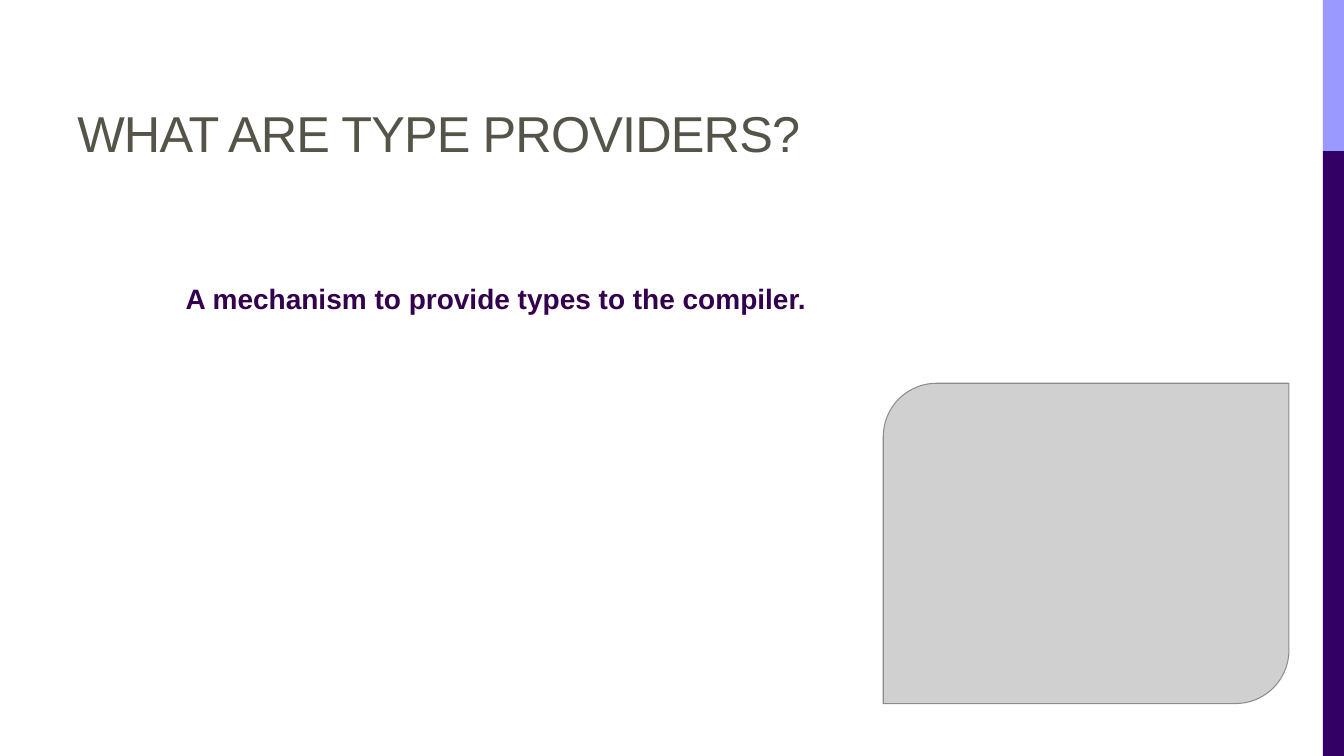
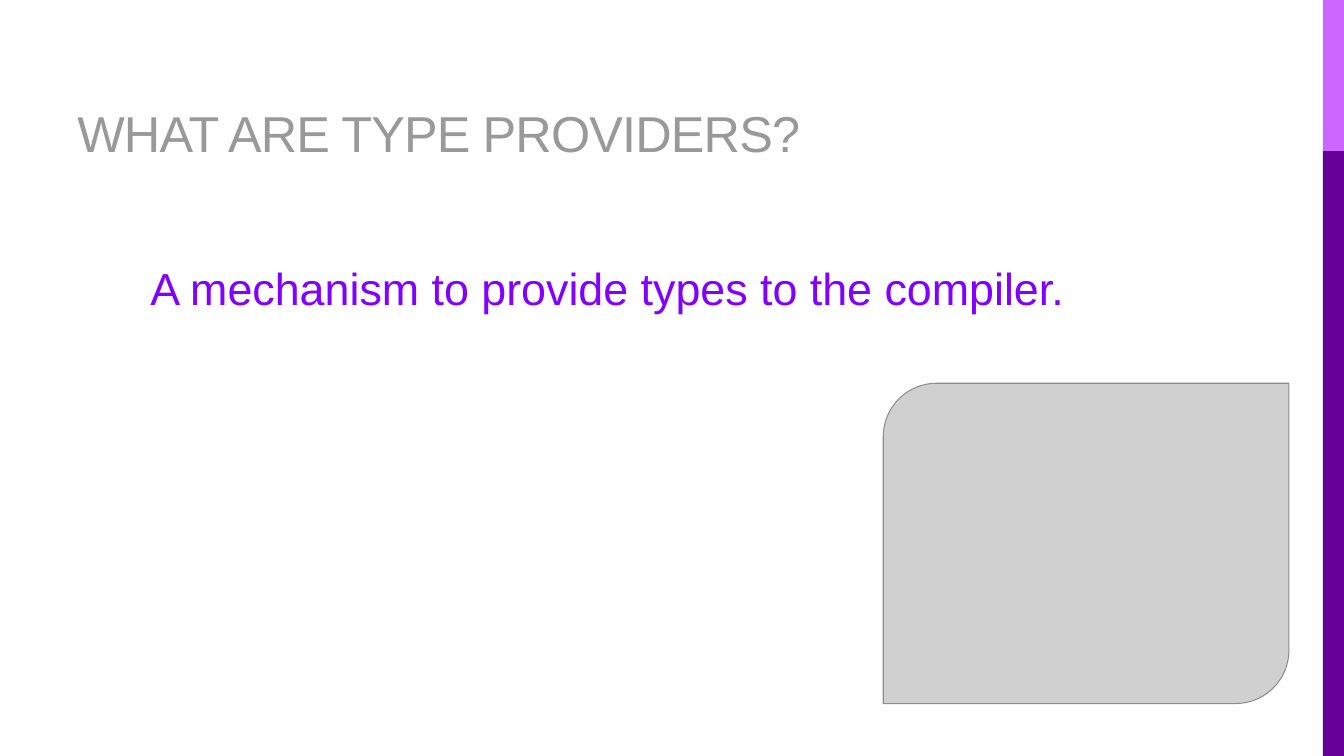
Before and after one commit to rachelblasucci/Current-Talks, a slide deck: slide 5 of Type Providers/Type Providers.pptx (slide 3 before the commit). Drawn at 1344x756 pixels with LibreOffice and Linux fonts; fonts in the diff are those of the drawing; grey boxes stand for pictures. Boxes give left, top, right and bottom in pixels: in the first picture for what was removed or moved away, otherwise in the second. Text is boxed around its words. In the diff, an @@ line names an element or a change of style, - is before the commit and + after.

```diff
--- a/Type Providers/Type Providers.pptx
+++ b/Type Providers/Type Providers.pptx
@@ title "WHAT ARE TYPE PROVIDERS?" at (x1=77, y1=117, x2=800, y2=153): text colour #565349 to #999999 @@
@@ rectangle at (x1=1323, y1=0, x2=1344, y2=151): fill #9999FF to #CC66FF @@
@@ rectangle at (x1=1323, y1=151, x2=1344, y2=756): fill #330066 to #660099 @@
@@ text "A mechanism to provide types ..." moved from (x1=186, y1=288, x2=806, y2=314) to (x1=150, y1=272, x2=1064, y2=314) @@
@@ text "A mechanism to provide types ..." at (x1=150, y1=272, x2=1064, y2=314): size 20 to 32 pt, text colour #33004C to #8200FF, bold off; more space between paragraphs @@
```
Also in this commit, not shown: 12 other slides changed, 2 slides added, 21 other files.
